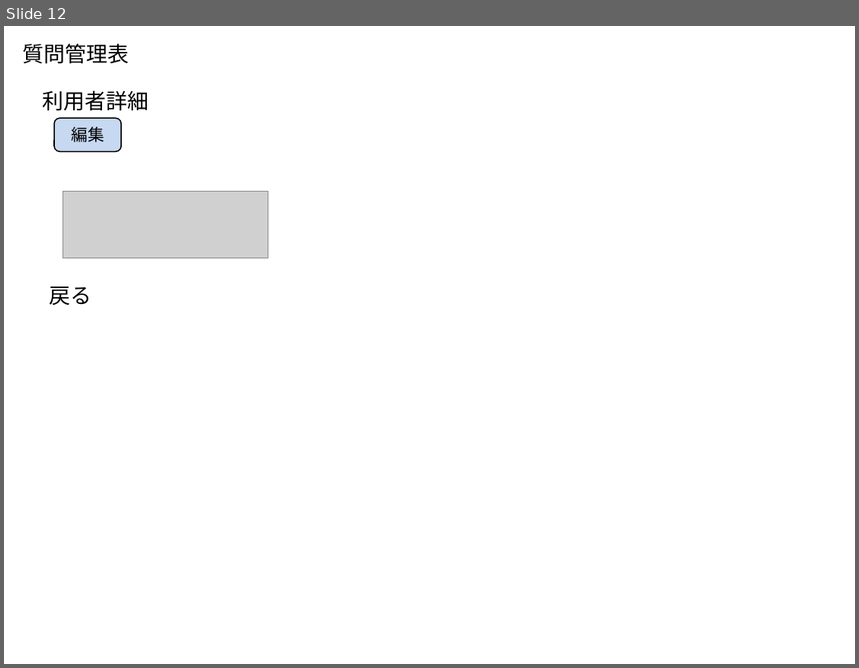
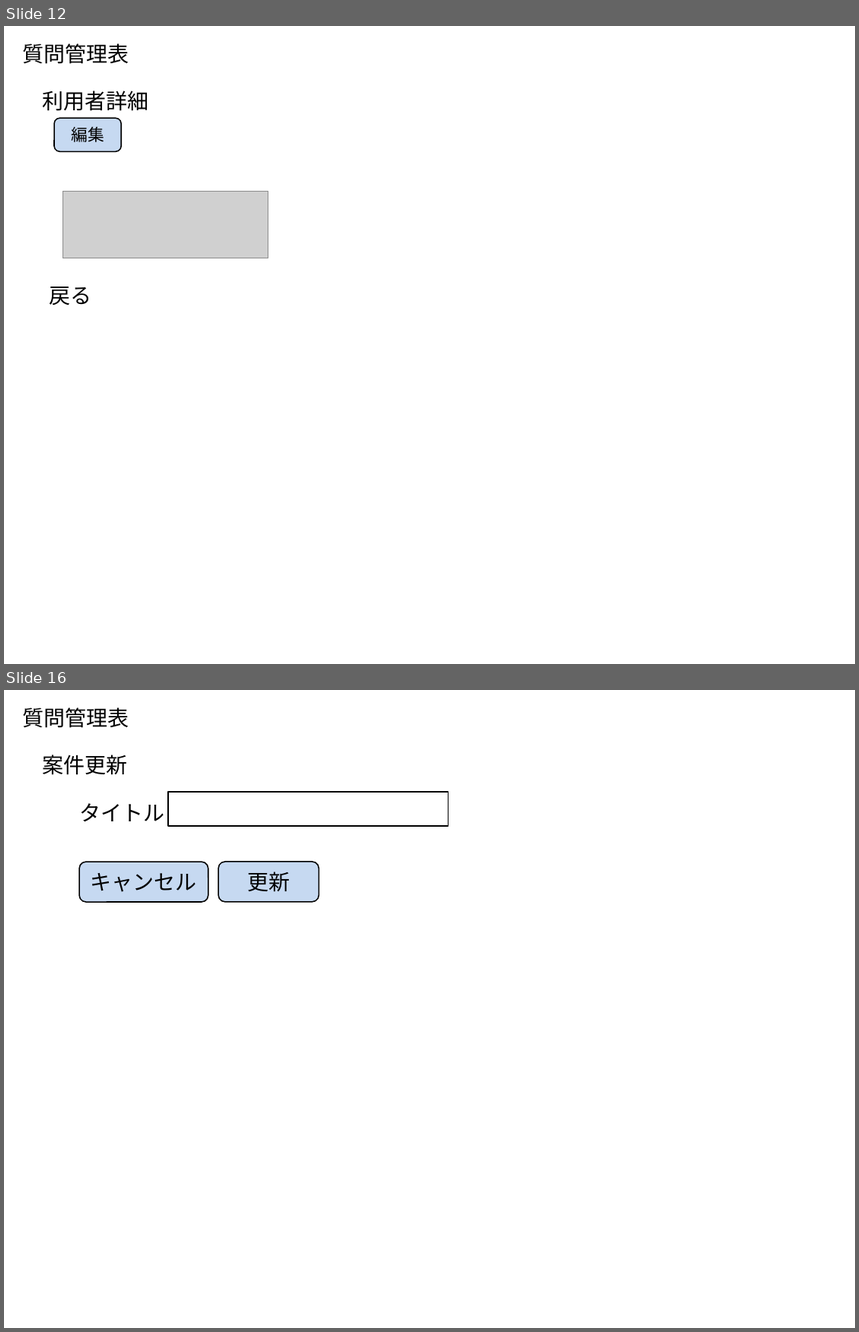
Before and after one commit to isozaki/macaron, a slide deck: document/画面一覧.pptx. Shown one above the other, each under a label of ours: slide 12 before the commit, slides 12 and 16 after it; the slides between them are not shown. The pictures are 859x668 and 859x1332 pixels, drawn with LibreOffice and Linux fonts; fonts in the diff are those of the drawing; grey boxes stand for pictures. Boxes give left, top, right and bottom in pixels: in the first picture for what was removed or moved away, otherwise in the second. Text is boxed around its words. In the diff, an @@ line names an element or a change of style, - is before the commit and + after.

Commit message:
案件管理機能を追加するにあたりドキュメントを修正

```diff
--- a/document/画面一覧.pptx
+++ b/document/画面一覧.pptx
@@ slide 16 added at (4,690,855,1328), background #FFFFFF @@
@@ text added at (22,707,129,728), 18 pt, text #000000 @@
+質問管理表
@@ text added at (43,755,128,775), 18 pt, text #000000 @@
+案件更新
@@ text added at (79,803,164,821), 18 pt, text #000000 @@
+タイトル
@@ rectangle added at (168,791,449,825), fill #FFFFFF, outline #000000 1 pt @@
@@ rounded rectangle added at (79,862,208,902), fill #C6D9F1, outline #000000 1 pt, 18 pt, text #000000 @@
+キャンセル
@@ rounded rectangle added at (218,862,319,902), fill #C6D9F1, outline #000000 1 pt, 18 pt, text #000000 @@
+更新
```
Also in this commit, not shown: 2 slides changed, 5 other slides added, 2 other files.
